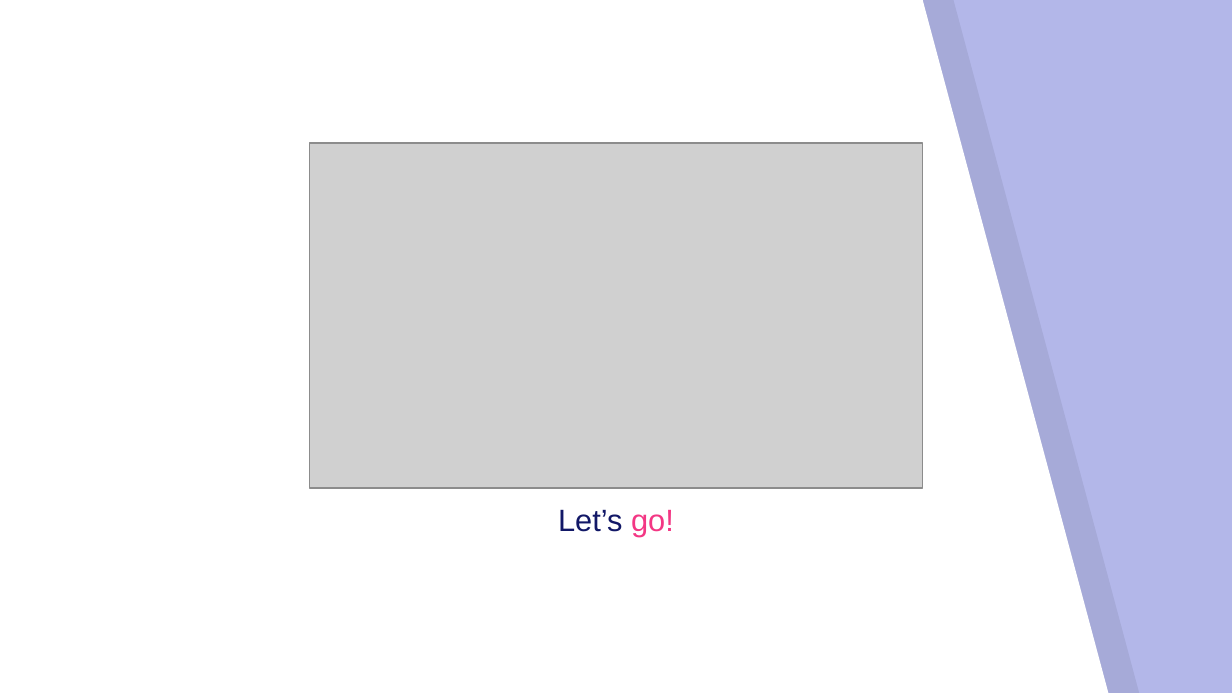
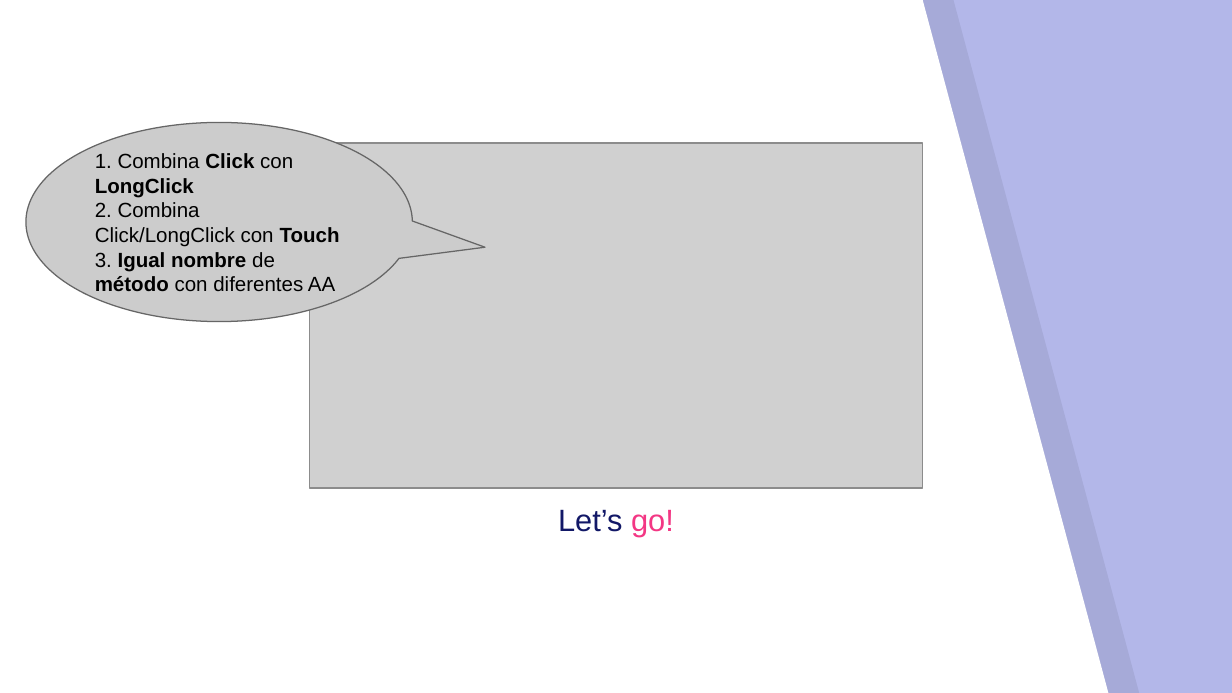
Before and after one commit to itzarel/AndroidAnnotations-Vistas-Eventos, a slide deck: slide 34 of Slides/COMPLETO - Slides de todos los temas.pptx (slide 38 before the commit). Drawn at 1232x693 pixels with LibreOffice and Linux fonts; fonts in the diff are those of the drawing; grey boxes stand for pictures. Boxes give left, top, right and bottom in pixels: in the first picture for what was removed or moved away, otherwise in the second. Text is boxed around its words. In the diff, an @@ line names an element or a change of style, - is before the commit and + after.

```diff
--- a/Slides/COMPLETO - Slides de todos los temas.pptx
+++ b/Slides/COMPLETO - Slides de todos los temas.pptx
@@ speech bubble added at bbox=[26, 122, 413, 322], fill #CCCCCC, outline #666666 0.75 pt, 12 pt, text #000000 @@
+1. Combina Click con LongClick
+2. Combina Click/LongClick con Touch
+3. Igual nombre de método con diferentes AA
```
Also in this commit, not shown: 6 other slides changed, 1 slide added, 28 other files.
